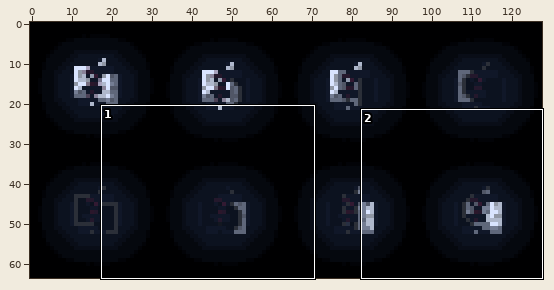
Sprite sheet, stored at assets/minecraft/textures/environment/moon_phases.png. The first picture is a wide view before the edit; the outline marks the close-up.
Close-up. Earlier state:
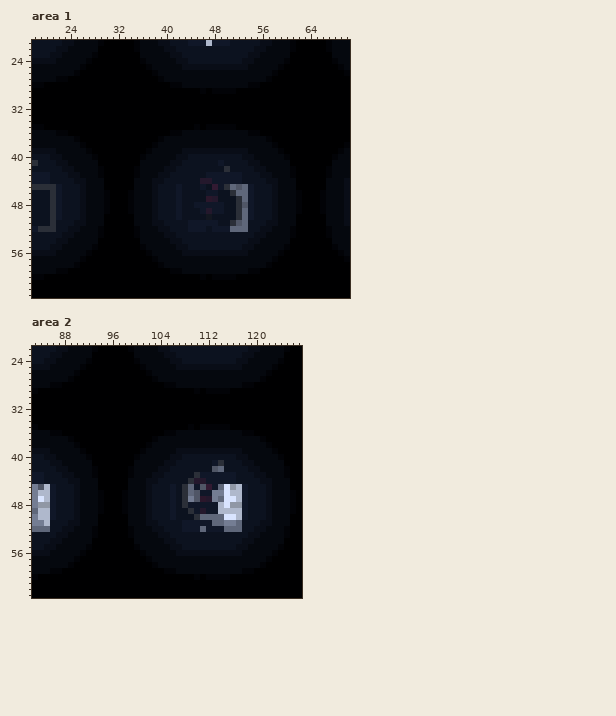
The file is 128x64 pixels. Colours within 5 levels of each other are drawn and written as one. Shown: area 1: x 18..70, y 21..63; area 2: x 83..127, y 22..63.
Now the later version:
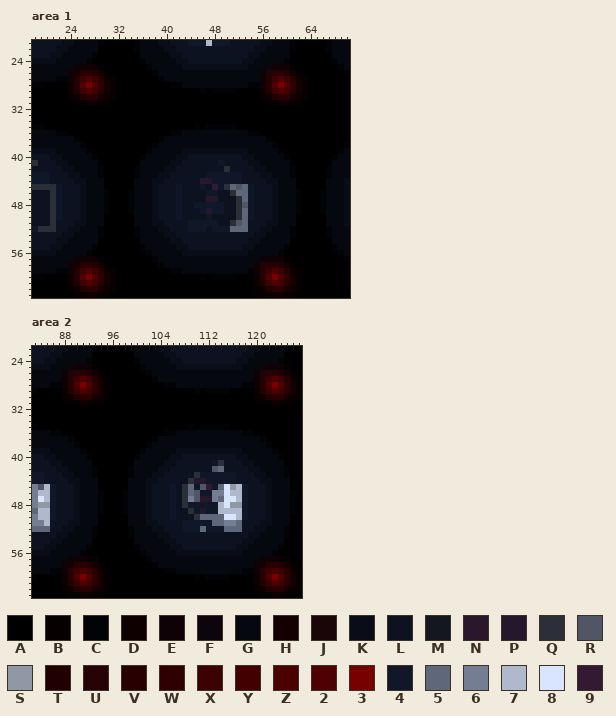
Palette (. is transparent): A #000001  B #070000  C #020307  D #0e0000  E #0f0206  F #0c060c  G #05080e  H #150001  J #1a0509  K #090d17  L #0c121f  M #131720  N #2b172b  P #24182c  Q #2b2f38  R #505666  S #9097a5  T #200001  U #250307  V #290001  W #2f0001  X #3c0102  Y #430001  Z #490102  2 #4f0101  3 #770101  4 #101728  5 #5f677a  6 #747d93  7 #afb8cc  8 #d9e4ff  9 #321a32
Commit: ajout de la lune avec l'astre rouge petit
Diff:
{"where": "area 1"}
{"y":25,"x":25,"old":"GCAAA","new":"EEEDC"}
{"y":25,"x":57,"old":"GGCAA","new":"FEEEB"}
{"y":26,"x":24,"old":"GCAAAAA","new":"EHVVTHB"}
{"y":26,"x":56,"old":"GGCAAAA","new":"EJUVTEB"}
{"y":27,"x":24,"old":"AAAAAAAA","new":"EVXZXVDB"}
{"y":27,"x":56,"old":"GCAAAAAA","new":"EVX2XVDB"}
{"y":28,"x":24,"old":"AAAAAAAA","new":"DV232WHB"}
{"y":28,"x":56,"old":"AAAAAAAA","new":"EV232WHB"}
{"y":29,"x":24,"old":"AAAAAAAA","new":"DTX2YVHB"}
{"y":29,"x":56,"old":"AAAAAAAA","new":"DTX2YVHB"}
{"y":30,"x":24,"old":"AAAAAAAA","new":"BDTVVHDB"}
{"y":30,"x":56,"old":"AAAAAAAA","new":"BDTVVHDB"}
{"y":31,"x":25,"old":"AAAAAA","new":"BBDDBB"}
{"y":31,"x":57,"old":"AAAAAA","new":"BBDDBB"}
{"y":57,"x":25,"old":"GCAAA","new":"EEEDC"}
{"y":57,"x":56,"old":"GGCAA","new":"EEEEB"}
{"y":58,"x":24,"old":"GCAAAAA","new":"EHVVTHB"}
{"y":58,"x":55,"old":"GGCAAAA","new":"EJVVTEB"}
{"y":59,"x":24,"old":"AAAAAAAA","new":"EVXZXVDB"}
{"y":59,"x":55,"old":"CAAAAAAA","new":"EVX2XVDB"}
{"y":60,"x":24,"old":"AAAAAAAA","new":"DV232WHB"}
{"y":60,"x":54,"old":"AAAAAAAAA","new":"CDV232WHB"}
{"y":61,"x":24,"old":"AAAAAAAA","new":"DTX2YVHB"}
{"y":61,"x":55,"old":"AAAAAAAA","new":"DTX2YVHB"}
{"y":62,"x":24,"old":"AAAAAAAA","new":"BDTVVHDB"}
{"y":62,"x":55,"old":"AAAAAAAA","new":"BDTVVHDB"}
{"y":63,"x":25,"old":"AAAAAA","new":"BBDDBB"}
{"y":63,"x":56,"old":"AAAAAA","new":"BBDDBB"}
{"where": "area 2"}
{"y":25,"x":89,"old":"GGCAA","new":"FEEEB"}
{"y":25,"x":121,"old":"GGCAA","new":"FEEEB"}
{"y":26,"x":88,"old":"GGCAAAA","new":"EJUVTEB"}
{"y":26,"x":120,"old":"GGCAAAA","new":"EJUVTEB"}
{"y":27,"x":88,"old":"GCAAAAAA","new":"EVX2XVDB"}
{"y":27,"x":120,"old":"GCAAAAAA","new":"EVX2XVDB"}
{"y":28,"x":88,"old":"AAAAAAAA","new":"EV232WHB"}
{"y":28,"x":120,"old":"AAAAAAAA","new":"EV232WHB"}
{"y":29,"x":88,"old":"AAAAAAAA","new":"DTX2YVHB"}
{"y":29,"x":120,"old":"AAAAAAAA","new":"DTX2YVHB"}
{"y":30,"x":88,"old":"AAAAAAAA","new":"BDTVVHDB"}
{"y":30,"x":120,"old":"AAAAAAAA","new":"BDTVVHDB"}
{"y":31,"x":89,"old":"AAAAAA","new":"BBDDBB"}
{"y":31,"x":121,"old":"AAAAAA","new":"BBDDBB"}
{"y":57,"x":89,"old":"GCAAA","new":"EEEDC"}
{"y":57,"x":121,"old":"GCAAA","new":"EEEDC"}
{"y":58,"x":88,"old":"GCAAAAA","new":"EHVVTHB"}
{"y":58,"x":120,"old":"GCAAAAA","new":"EHVVTHB"}
{"y":59,"x":88,"old":"AAAAAAAA","new":"EVXZXVDB"}
{"y":59,"x":120,"old":"AAAAAAAA","new":"EVXZXVDB"}
{"y":60,"x":88,"old":"AAAAAAAA","new":"DV232WHB"}
{"y":60,"x":120,"old":"AAAAAAAA","new":"DV232WHB"}
{"y":61,"x":88,"old":"AAAAAAAA","new":"DTX2YVHB"}
{"y":61,"x":120,"old":"AAAAAAAA","new":"DTX2YVHB"}
{"y":62,"x":88,"old":"AAAAAAAA","new":"BDTVVHDB"}
{"y":62,"x":120,"old":"AAAAAAAA","new":"BDTVVHDB"}
{"y":63,"x":89,"old":"AAAAAA","new":"BBDDBB"}
{"y":63,"x":121,"old":"AAAAAA","new":"BBDDBB"}
{"label":"changed","picture_box":[68,64,116,106]}
{"label":"changed","picture_box":[260,64,308,106]}
{"label":"changed","picture_box":[68,256,116,298]}
{"label":"changed","picture_box":[248,256,302,298]}
{"label":"changed","picture_box":[62,364,110,406]}
{"label":"changed","picture_box":[254,364,302,406]}
{"label":"changed","picture_box":[62,556,110,598]}
{"label":"changed","picture_box":[254,556,302,598]}
